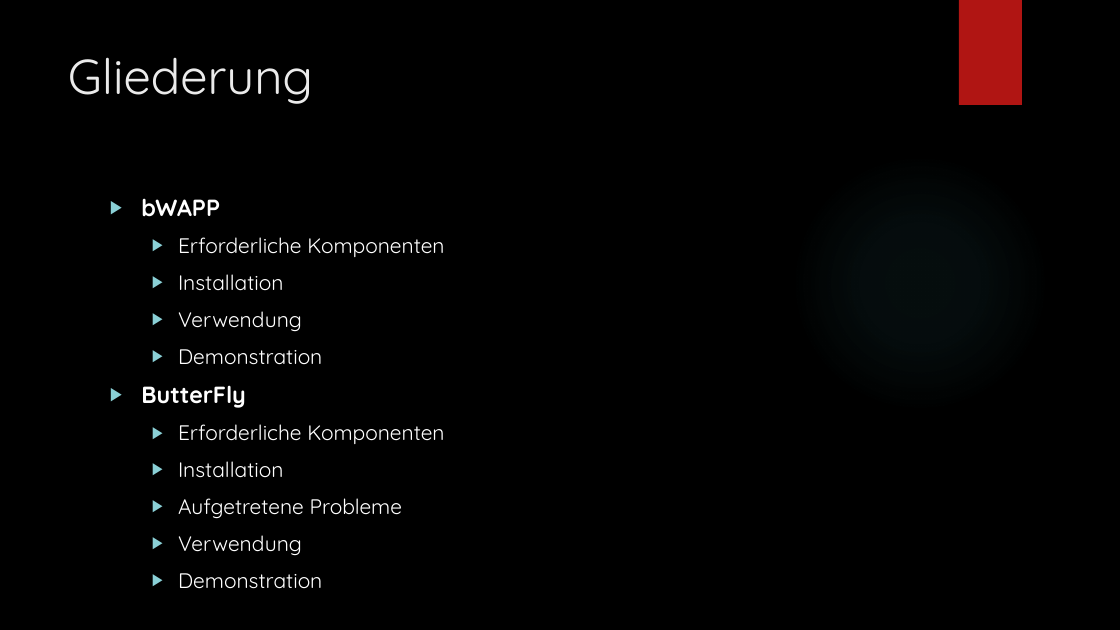
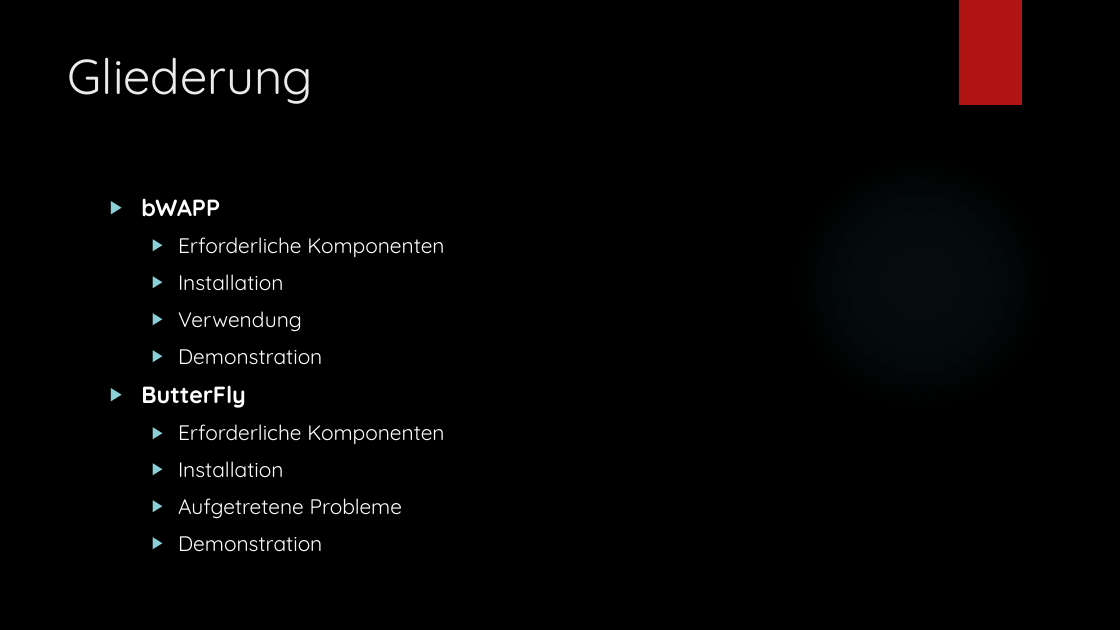
Before and after one commit to lightstalker89/MIT_SAD, a slide deck: slide 2 of second_semester/secure_webdevelopment/grill_lehner_murrent/Präsentation.pptx. Drawn at 1120x630 pixels with LibreOffice and Linux fonts; fonts in the diff are those of the drawing; background and template pictures are left out. Boxes give left, top, right and bottom in pixels: in the first picture for what was removed or moved away, otherwise in the second. Text is boxed around its words. In the diff, an @@ line names an element or a change of style, - is before the commit and + after.

```diff
--- a/second_semester/secure_webdevelopment/grill_lehner_murrent/Präsentation.pptx
+++ b/second_semester/secure_webdevelopment/grill_lehner_murrent/Präsentation.pptx
@@ text at <box>178,535,302,555</box>: paragraph removed @@
-  ▶ Verwendung
```
Also in this commit, not shown: 1 other slide changed, 1 other file.
